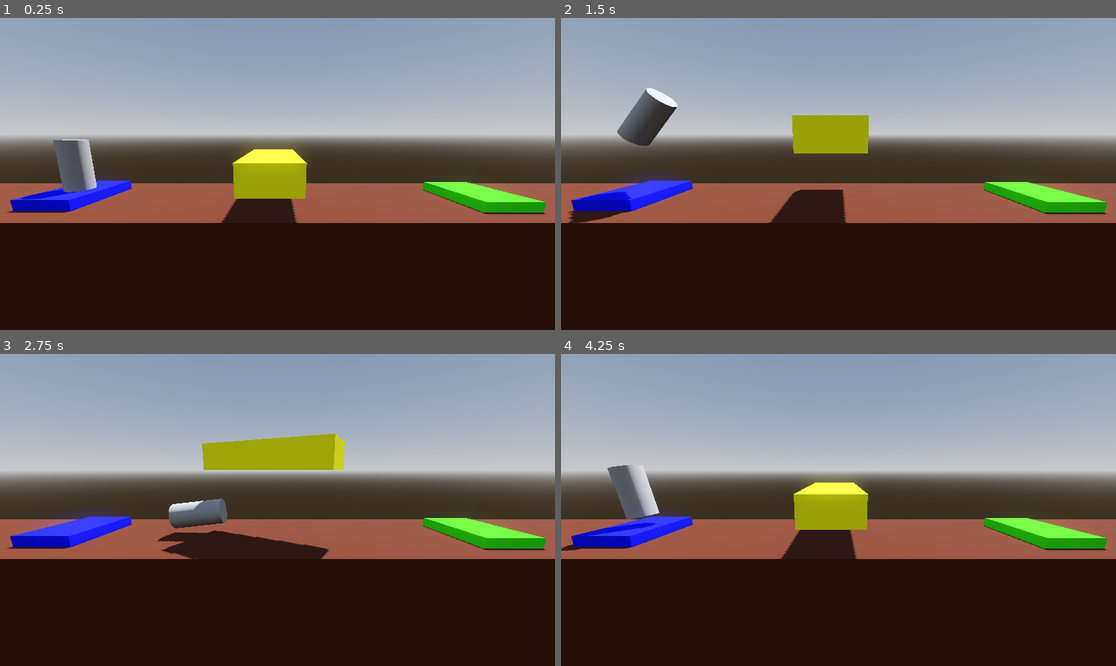
Above: before the commit, frames 1-4 (two rows, left to right).
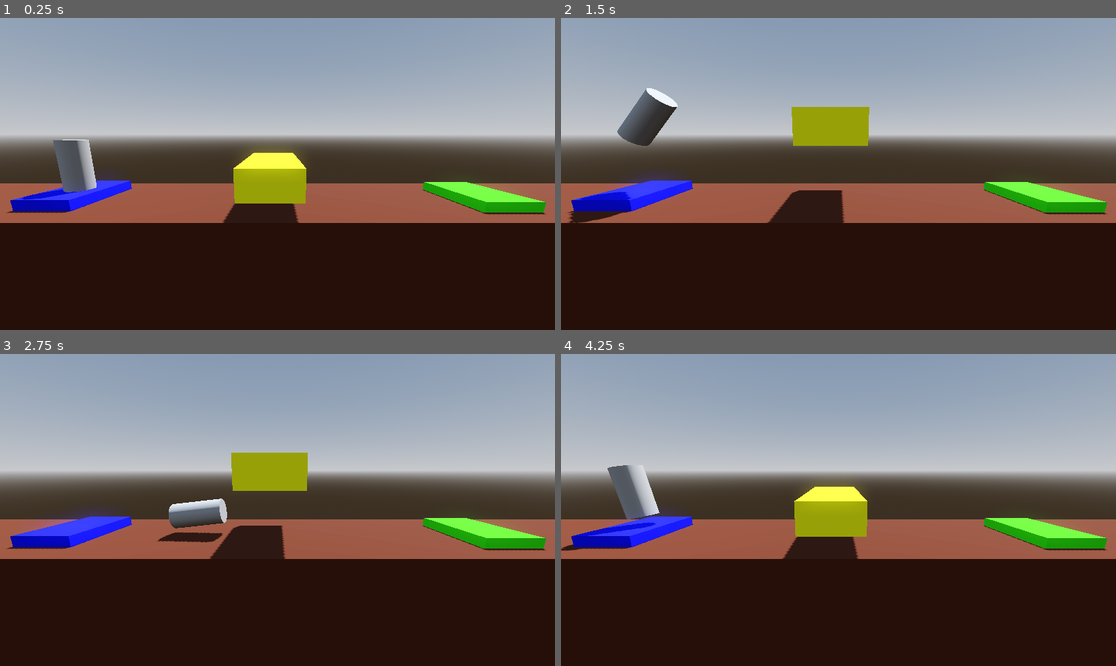
Above: after the commit, the same moments.

Repository: ko222uky/godot-project-boost
Game: Godot game, scene res://level_4.tscn
The game is run twice, just before and just after one commit, with the same random seed, the same clock (stepped at 60 frames per second) and the same inputs. This scene is started directly instead of the project's main scene.
Inputs:
- Up to frame 1 (0.25 s): no input
- Up to frame 2 (1.5 s): hold D (rotate_right) 0.53-1.28 s; hold Space (boost) 0.53-1.28 s; hold Down (ui_down) from 1.28 s (still down); tap Space (boost) at 1.35 s
- Up to frame 3 (2.75 s): release Down (ui_down) at 2.03 s; hold D (rotate_right) from 2.03 s (still down); hold Space (boost) from 2.03 s (still down)
- Up to frame 4 (4.25 s): release D (rotate_right) at 2.78 s; release Space (boost) at 2.78 s; hold Alt (small_thrust) 2.78-3.53 s; tap Space (boost) at 2.85 s; hold A (rotate_left) from 3.53 s (still down); hold Space (boost) from 3.53 s (still down)

The runs differ from the first frame. In frame 1, 0.6% of the frame differs, in the area x 39-56%, y 42-66%; in frame 2, 0.8%; in frame 3, 4.1%, in the area x 29-63%, y 25-66%; in frame 4, 0.8%.

Commit message:
Finalized level 4

Diff:
--- a/level_3.tscn
+++ b/level_3.tscn
@@ -50,7 +50,7 @@
 [node name="LandingPad" parent="." instance=ExtResource("1_o6cl8")]
 transform = Transform3D(1, 0, 0, 0, 1, 0, 0, 0, 1, 8.03168, 0.177491, 0.183723)
 script = ExtResource("2_0ayfw")
-file_path = "res://level.tscn"
+file_path = "res://level_4.tscn"
 
 [node name="LaunchPad" type="CSGBox3D" parent="."]
 transform = Transform3D(1, 0, 0, 0, 1, 0, 0, 0, 1, -8.15808, 0.2, 0.0439062)
--- a/moving_hazard.gd
+++ b/moving_hazard.gd
@@ -17,9 +17,11 @@
 func _ready() -> void:
 	# let's create our tween object
 	var tween = create_tween()
+	tween.set_loops()
+	tween.set_trans(Tween.TRANS_SINE)
 	tween.tween_property(self, "global_position", global_position + destination, move_time)
-	tween.tween_property(self, "global_rotation_degrees", global_rotation_degrees + end_rotation, rotate_time)
+	#tween.tween_property(self, "global_rotation_degrees", global_rotation_degrees + end_rotation, rotate_time)
 	tween.tween_property(self, "global_position", global_position, move_time)
-	tween.tween_property(self, "global_rotation_degrees", global_rotation_degrees, rotate_time)
+	#tween.tween_property(self, "global_rotation_degrees", global_rotation_degrees, rotate_time)
 
 	# we tween, using the self to point to this node, from a starting property to a final property value.
